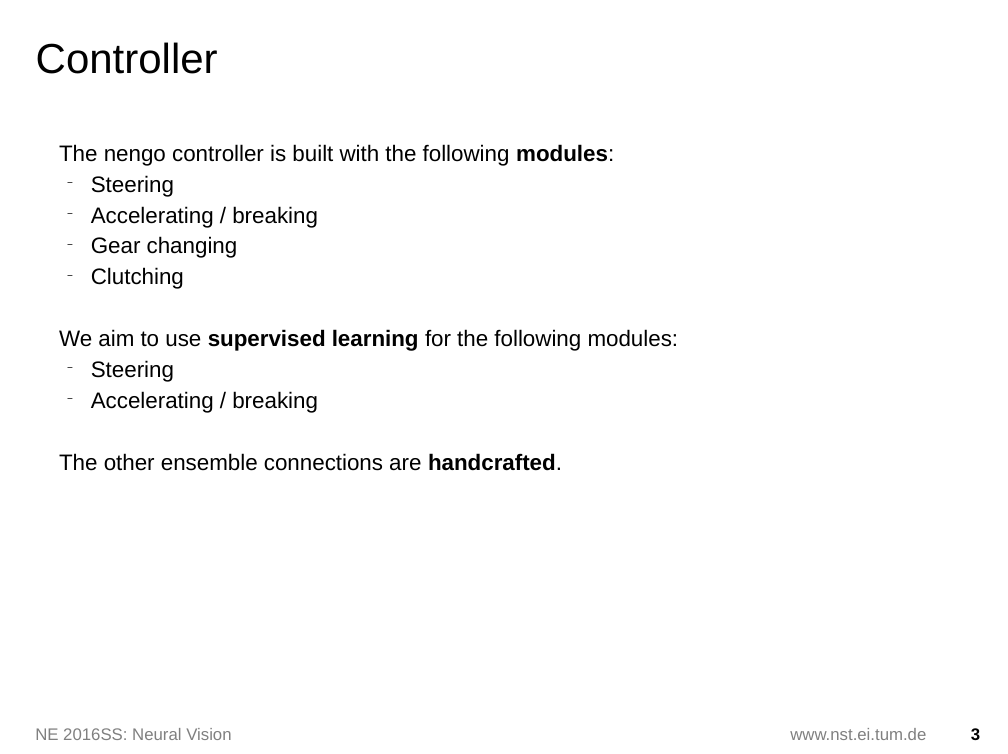
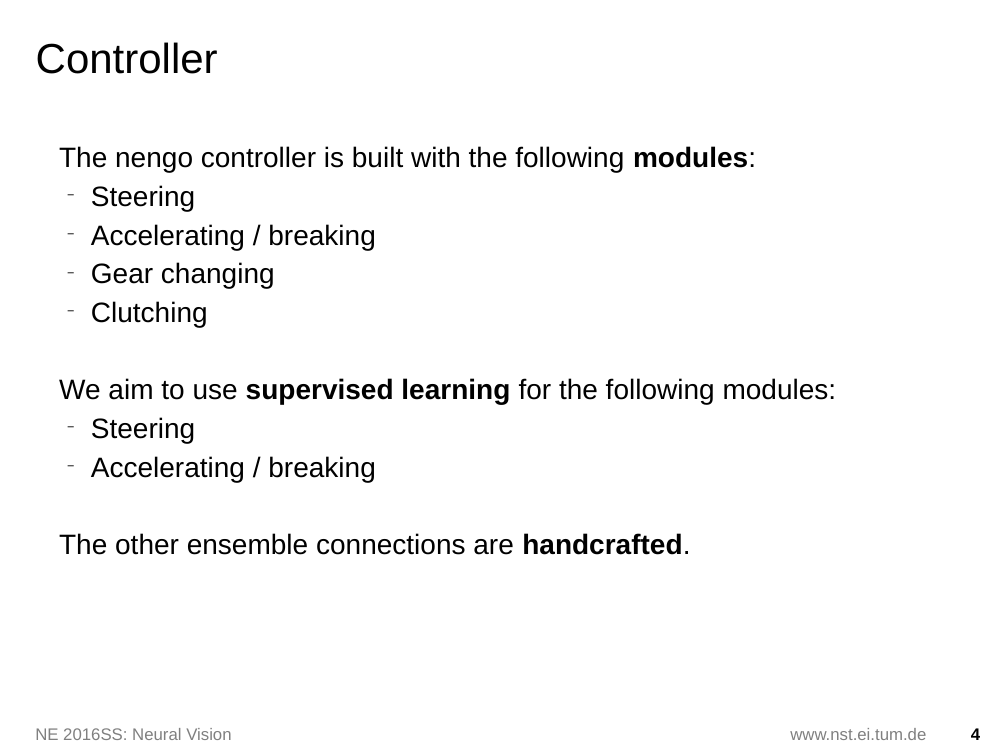
Before and after one commit to nimarb/torcs-autonomous-driving, a slide deck: slide 4 of presi.odp (slide 3 before the commit). Drawn at 1008x754 pixels with LibreOffice and Linux fonts; fonts in the diff are those of the drawing; background and template pictures are left out. Boxes give left, top, right and bottom in pixels: in the first picture for what was removed or moved away, otherwise in the second. Text is boxed around its words. In the diff, an @@ line names an element or a change of style, - is before the commit and + after.

```diff
--- a/presi.odp
+++ b/presi.odp
@@ text "The nengo controller is built ..." at <box>59,146,837,555</box>: size 16 to 20 pt @@
@@ page number at <box>971,728,980,740</box>: text changed @@
-3
+4
```
Also in this commit, not shown: 2 other slides changed, 3 slides added, 1 other file.
